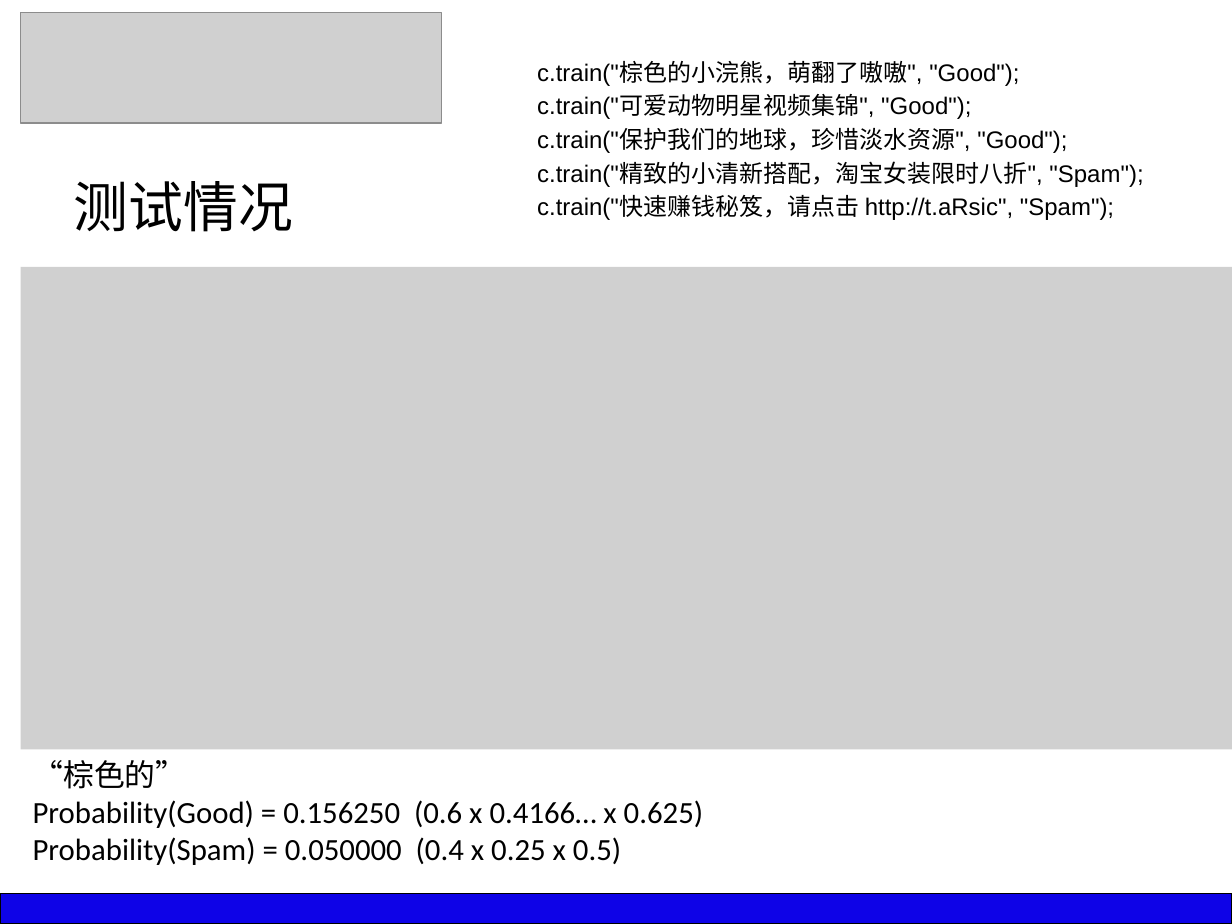
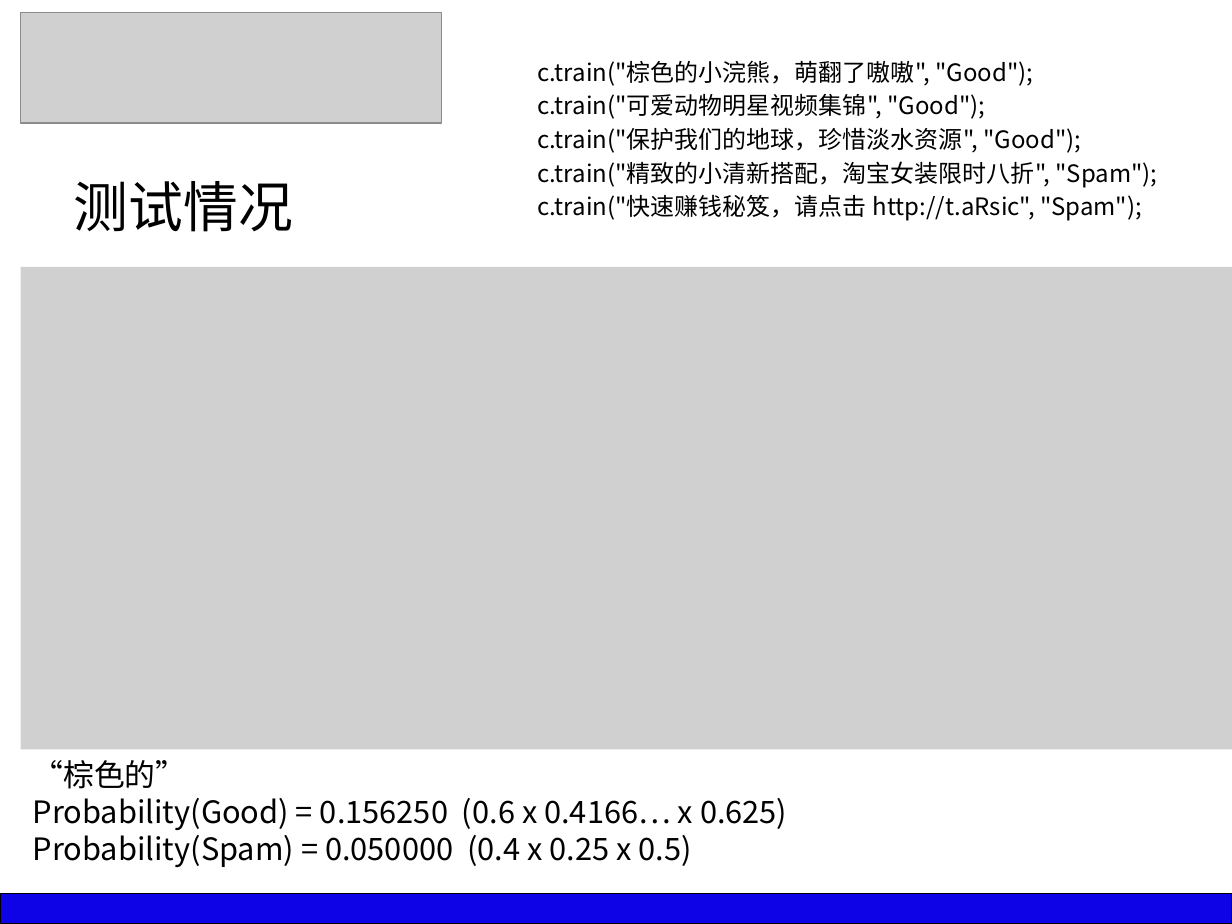
Before and after one commit to silver6wings/WeiboFilter, a slide deck: slide 15 of _Paper/GS11211B8 于俊超 毕业答辩PPT.pptx. Drawn at 1232x924 pixels with LibreOffice and Linux fonts; fonts in the diff are those of the drawing; grey boxes stand for pictures. Boxes give left, top, right and bottom in pixels: in the first picture for what was removed or moved away, otherwise in the second. Text is boxed around its words. In the diff, an @@ line names an element or a change of style, - is before the commit and + after.

```diff
--- a/_Paper/GS11211B8 于俊超 毕业答辩PPT.pptx
+++ b/_Paper/GS11211B8 于俊超 毕业答辩PPT.pptx
@@ text "c.train("棕色的小浣熊，萌翻了嗷嗷", "Good");" at box(537, 60, 1158, 221): font Arial to Noto Sans CJK SC @@
@@ text "“棕色的”" at box(33, 760, 787, 867): font Calibri to Noto Sans CJK SC @@
```
Also in this commit, not shown: 13 other slides changed, 2 other files.
